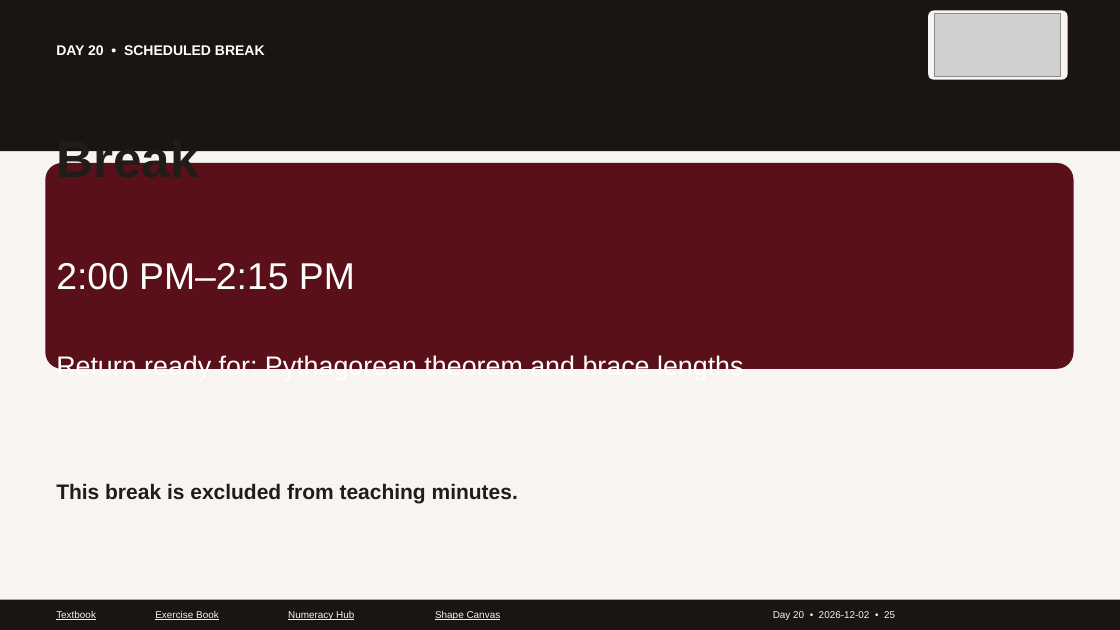
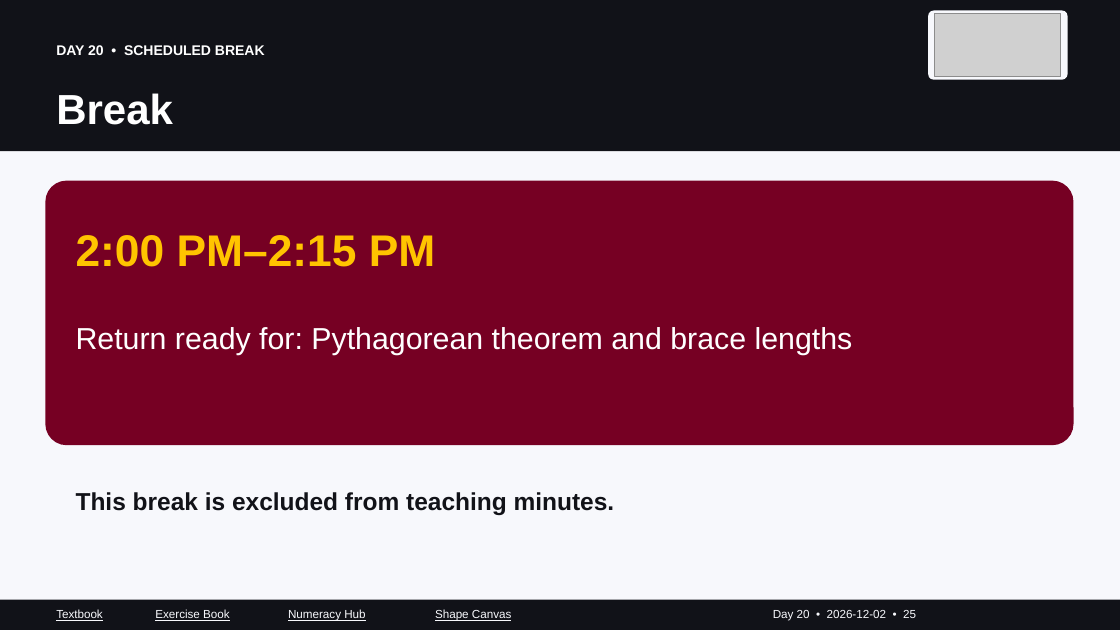
Before and after one commit to GOSTROGIS/access-trades-numeracy, a slide deck: slide 25 of carpentry/intake-141/PowerPoint/Day-20_2026-12-02_Week-6.pptx. Drawn at 1120x630 pixels with LibreOffice and Linux fonts; fonts in the diff are those of the drawing; grey boxes stand for pictures. Boxes give left, top, right and bottom in pixels: in the first picture for what was removed or moved away, otherwise in the second. Text is boxed around its words. In the diff, an @@ line names an element or a change of style, - is before the commit and + after.

Commit message:
Fix slide layout collisions and strengthen colour contrast

```diff
--- a/carpentry/intake-141/PowerPoint/Day-20_2026-12-02_Week-6.pptx
+++ b/carpentry/intake-141/PowerPoint/Day-20_2026-12-02_Week-6.pptx
@@ background #F7F4F1 to #F7F8FC @@
@@ rectangle at bbox=[0, 0, 1120, 151]: fill #1A1512 to #111218 @@
@@ text "Break": place and size @@
-text "Break" at bbox=[56, 151, 199, 187]
+text "Break" at bbox=[56, 93, 173, 125]
@@ text "Break" at bbox=[56, 93, 173, 125]: size 44 to 36 pt, text colour #201C19 to #FFFFFF; less space between paragraphs @@
@@ rounded rectangle: place and size @@
-rounded rectangle at bbox=[45, 163, 1074, 369]
+rounded rectangle at bbox=[45, 181, 1074, 445]
@@ rounded rectangle at bbox=[45, 181, 1074, 445]: fill #5A1018 to #760023 @@
@@ text "2:00 PM–2:15 PM": place and size @@
-text "2:00 PM–2:15 PM" at bbox=[56, 263, 355, 290]
+text "2:00 PM–2:15 PM" at bbox=[76, 235, 436, 267]
@@ text "2:00 PM–2:15 PM" at bbox=[76, 235, 436, 267]: size 32 to 38 pt, text colour #FFFFFF to #FFC400, bold on; less space between paragraphs @@
@@ text "Return ready for: Pythagorean theorem ...": place and size @@
-text "Return ready for: Pythagorean theorem ..." at bbox=[56, 354, 743, 369]
+text "Return ready for: Pythagorean theorem ..." at bbox=[76, 327, 853, 355]
@@ text "Return ready for: Pythagorean theorem ..." at bbox=[76, 327, 853, 355]: size 23 to 26 pt; less space between paragraphs @@
@@ text "This break is excluded from ...": place and size @@
-text "This break is excluded from ..." at bbox=[56, 483, 518, 504]
+text "This break is excluded from ..." at bbox=[76, 492, 615, 515]
@@ text "This break is excluded from ..." at bbox=[76, 492, 615, 515]: size 18 to 21 pt, text colour #201C19 to #111218; less space between paragraphs @@
@@ rectangle at bbox=[0, 600, 1120, 630]: fill #1A1512 to #111218 @@
@@ size 8.5 to 10 pt, text colour #F7F4F1 to #F7F8FC; less space between paragraphs in 5 elements at bbox=[773, 610, 916, 621], bbox=[288, 609, 365, 621], bbox=[435, 609, 511, 621], bbox=[155, 609, 230, 621], bbox=[56, 609, 103, 621] @@
```
Also in this commit, not shown: 44 other slides changed, 51 other files.
